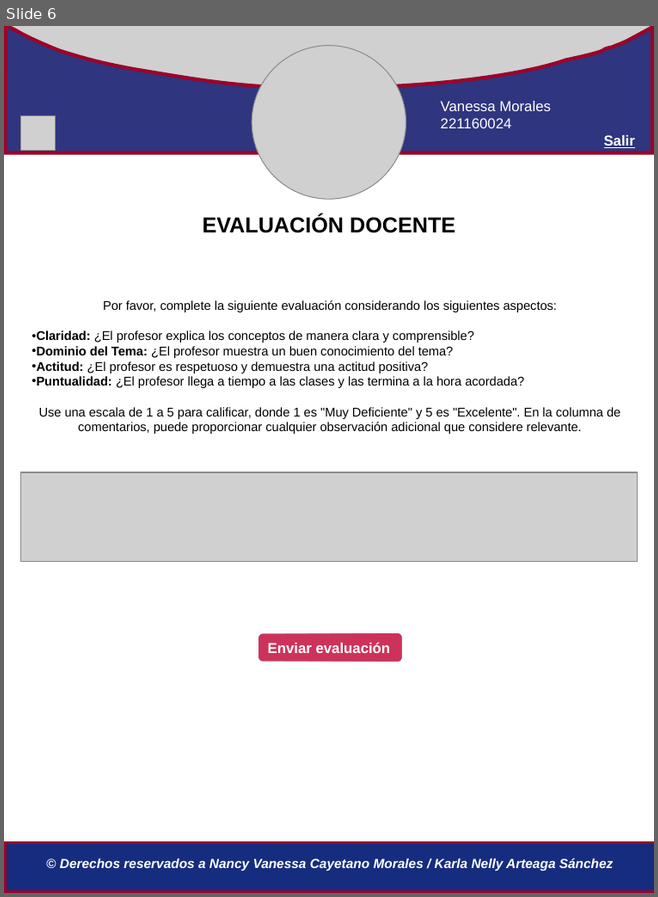
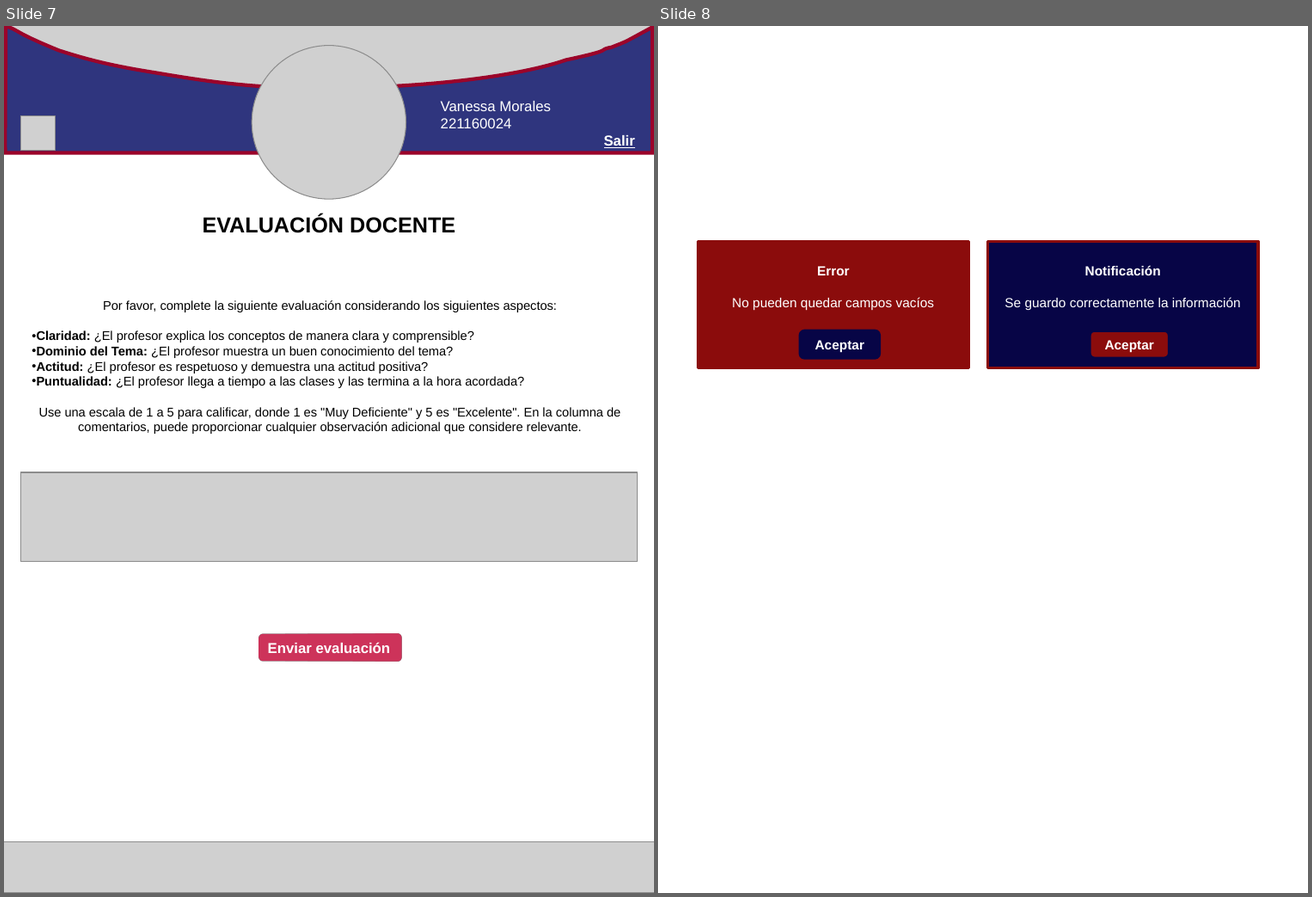
Before and after one commit to IngMiranda/TecnologiasWeb_9, a slide deck: Propuesta-páginas-alumno.pptx. Shown side by side, each under a label of ours: slide 6 before the commit, slides 7 and 8 after it. The pictures are 658x897 and 1312x897 pixels, drawn with LibreOffice and Linux fonts; fonts in the diff are those of the drawing; grey boxes stand for pictures. Boxes give left, top, right and bottom in pixels: in the first picture for what was removed or moved away, otherwise in the second. Text is boxed around its words. In the diff, an @@ line names an element or a change of style, - is before the commit and + after.

```diff
--- a/Propuesta-páginas-alumno.pptx
+++ b/Propuesta-páginas-alumno.pptx
@@ slide 8 added at (x1=658, y1=26, x2=1308, y2=893), background #FFFFFF @@
@@ rectangle added at (x1=698, y1=241, x2=968, y2=367), fill #8B0C0C, outline #8B0C0C 2.25 pt, 11 pt, text #FFFFFF @@
+Error
+No pueden quedar campos vacíos
@@ rectangle added at (x1=988, y1=241, x2=1259, y2=367), fill #070546, outline #8B0C0C 2.25 pt, 11 pt, text #FFFFFF @@
+Notificación
+Se guardo correctamente la información
@@ rounded rectangle added at (x1=800, y1=330, x2=880, y2=358), fill #070546, outline #070546 2.25 pt, 11 pt, text #FFFFFF, bold @@
+Aceptar
@@ rounded rectangle added at (x1=1090, y1=330, x2=1170, y2=358), fill #8B0C0C, outline #070546 2.25 pt, 11 pt, text #FFFFFF, bold @@
+Aceptar
@@ what was slide 6 is now slide 7 @@
@@ slide 7 changed as well @@
@@ picture added at (x1=4, y1=842, x2=654, y2=893) @@
@@ rectangle removed at (x1=5, y1=843, x2=654, y2=892) @@
@@ text removed at (x1=60, y1=858, x2=614, y2=871) @@
-© Derechos reservados a Nancy Vanessa Cayetano Morales / Karla Nelly Arteaga Sánchez
```
Also in this commit, not shown: 6 other slides changed, 4 other slides added.
